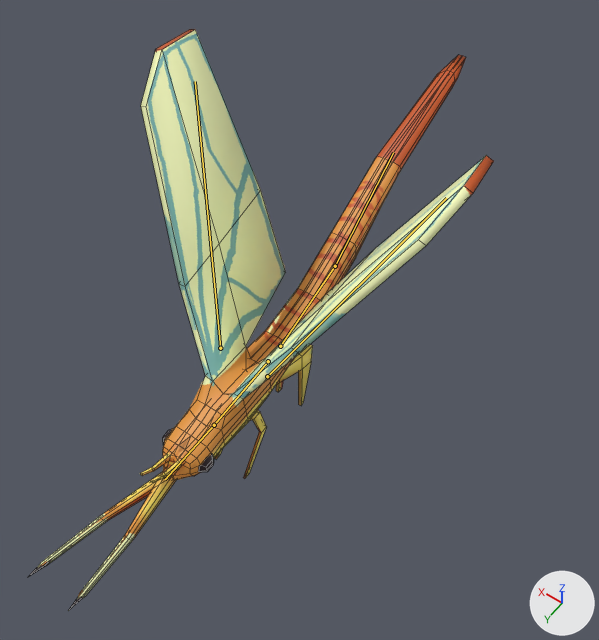
A saved change to the Blender file BlendFiles/mayfly.blend.
The view is the same before and after, from a 50 mm lens placed at (-3.97, 4.26, 8.67), pointed at (-0.33, -0.83, 0.66). Arrows for +X, +Y and +Z are at lower right; the lights stay in place. The older version comes first. The bones that bend it are drawn over the model as lines. Mesh edges are drawn as thin lines.
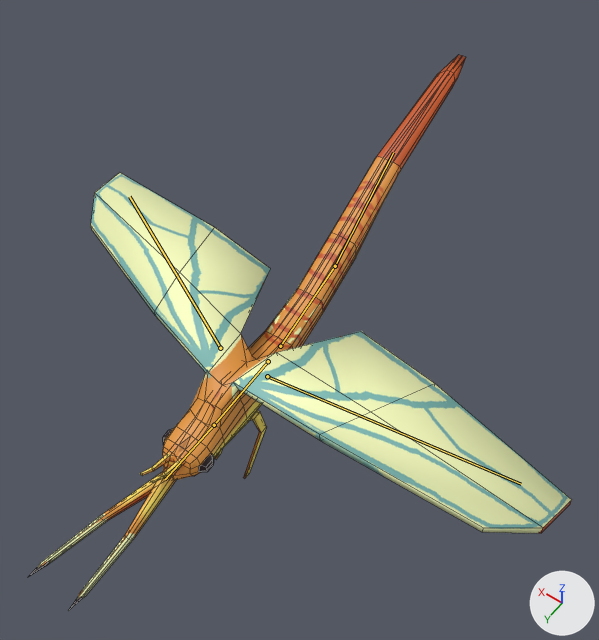
The newer file adds an action. The first version stands in its rest pose; the second is drawn at frame 12 of the action 'Fly'.

What differs and where, as boxes (x1, y1, x2, y2) in the pictures (599 x 640 px):
'Cube', posed (17% wider)
    before: (28, 29, 494, 611)
    after: (28, 55, 572, 611)
bone 'Wing.L', root to tip
    before: (267, 376) to (446, 198)
    after: (267, 376) to (521, 484)
bone 'Wing.R', root to tip
    before: (220, 348) to (195, 81)
    after: (220, 348) to (129, 196)

What changed in the scene script:
```text
Change bone_wing_l:
    where bone_wing_l = bpy.data.objects['Armature'].pose.bones['Wing.L']  # child of 'Spine1'
    bone_wing_l.rotation_quaternion: (1.0, 0.0, 0.0, 0.0) -> (0.833, 0.092, 0.14, -0.527)  # degrees (0, 0, 0) -> degrees (0, 19, -65)
Change bone_wing_r:
    where bone_wing_r = bpy.data.objects['Armature'].pose.bones['Wing.R']  # child of 'Spine1'
    bone_wing_r.rotation_quaternion: (1.0, 0.0, 0.0, 0.0) -> (0.84, 0.0, -0.241, 0.486)  # degrees (0, 0, 0) -> degrees (-15, -24, 63)
```
